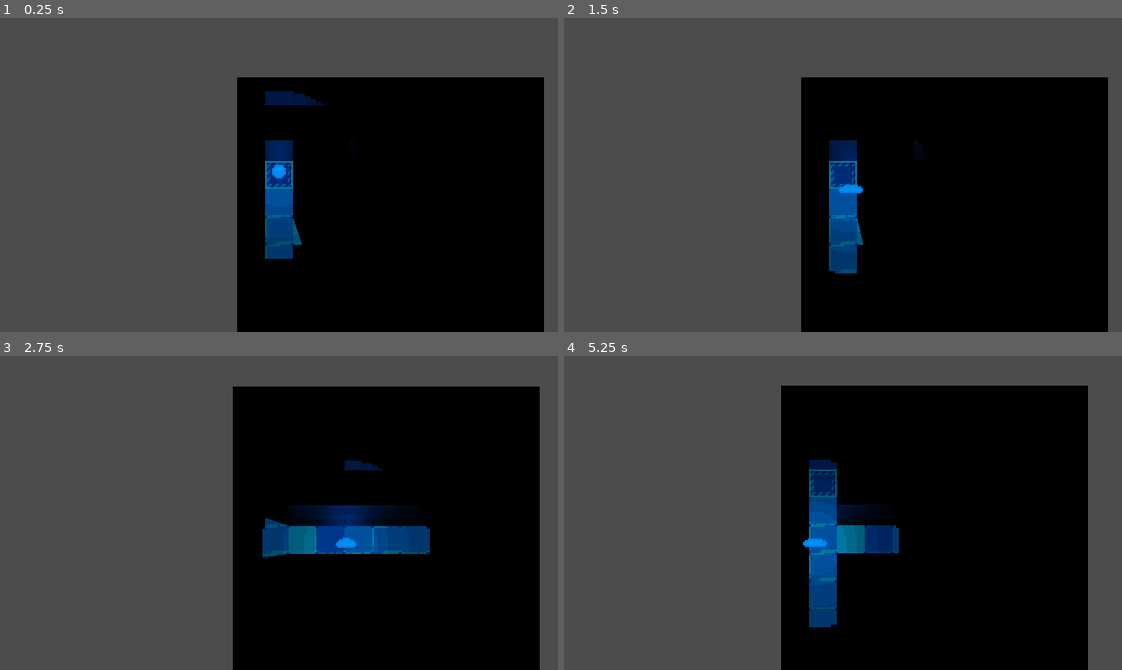
Above: before the commit, frames 1-4 (two rows, left to right).
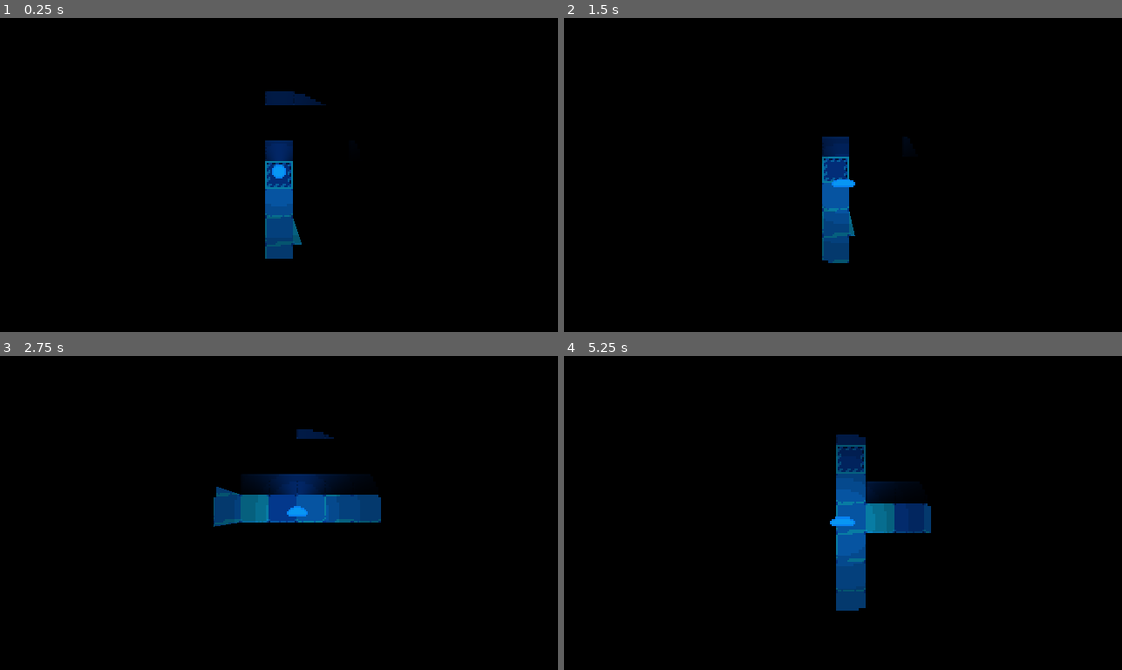
Above: after the commit, the same moments.

Repository: CaptFurball/thing-three
Game: Godot game, scene res://world.tscn
Same seed, same stepped clock (60 frames per second), same inputs: the game is played once before the commit and once after it.
Inputs (mouse positions are in pixels of both pictures, inside the frame that each line leads up to):
- Up to frame 1 (0.25 s): no input
- Up to frame 2 (1.5 s): tap Enter at 0.5 s; move the mouse to (965, 159) at 0.52 s; hold D (move_right) 0.53-1.28 s; tap Mouse wheel up (zoom_in, bound only after the commit) at 0.6 s; click (965, 159) at 0.67 s; tap Space (jump) at 0.77 s; tap Mouse wheel down (zoom_out, bound only after the commit) at 0.8, 1.35 s; move the mouse to (731, 190) at 1.27 s; hold S (move_down) from 1.28 s (still down); click (731, 190) at 1.42 s
- Up to frame 3 (2.75 s): tap Space (jump) at 1.52 s; tap Mouse wheel up (zoom_in, bound only after the commit) at 1.55, 2.1 s; move the mouse to (334, 443) at 2.02 s; release S (move_down) at 2.03 s; hold D (move_right) from 2.03 s (still down); click (334, 443) at 2.17 s; tap Mouse wheel down (zoom_out, bound only after the commit) at 2.3 s
- Up to frame 4 (5.25 s): move the mouse to (815, 575) at 2.77 s; release D (move_right) at 2.78 s; hold W (move_up) 2.78-3.53 s; tap Mouse wheel down (zoom_out, bound only after the commit) at 2.85, 3.8, 4.35 s; click (815, 575) at 2.92 s; tap Space (jump) at 3.02, 3.77, 4.52 s; tap Mouse wheel up (zoom_in, bound only after the commit) at 3.05, 3.6, 4.55, 5.1 s; move the mouse to (1010, 560) at 3.52 s; hold A (move_left) 3.53-5.03 s; click (1010, 560) at 3.67 s; tap Escape (ui_cancel) at 4.15 s; move the mouse to (675, 465) at 4.27 s; click (675, 465) at 4.42 s; move the mouse to (870, 513) at 5.02 s; hold S (move_down) from 5.03 s (still down); click (870, 513) at 5.17 s

The runs differ from the first frame. In frame 1, 55% of the frame differs, in the area x 0-100%, y 0-100%; in frame 2, 57%; in frame 3, 57%; in frame 4, 57%.

Commit message:
Added mouse wheel zoom

Diff:
--- a/player.gd
+++ b/player.gd
@@ -22,6 +22,9 @@
 func handle_movement():
 	direction = Vector2.ZERO
 	speed_mod = 1.0
+
+	if Input.is_action_pressed("ui_cancel"):
+		Input.set_mouse_mode(Input.MOUSE_MODE_VISIBLE)
 
 	if Input.is_action_pressed("move_up"):
 		direction = direction + Vector2.UP
@@ -51,7 +54,7 @@
 	speed_mod = clamp(speed_mod, 0.2, 1)
 
 func capture_mouse():
-#	Input.set_mouse_mode(Input.MOUSE_MODE_CAPTURED)
+	Input.set_mouse_mode(Input.MOUSE_MODE_CAPTURED)
 	pass
 
 func _on_AnimatedSprite_animation_finished():
--- a/player.tscn
+++ b/player.tscn
@@ -1,8 +1,9 @@
-[gd_scene load_steps=21 format=2]
+[gd_scene load_steps=22 format=2]
 
 [ext_resource path="res://player.gd" type="Script" id=1]
 [ext_resource path="res://assets/pixel.png" type="Texture" id=2]
 [ext_resource path="res://assets/light.png" type="Texture" id=3]
+[ext_resource path="res://player_camera.gd" type="Script" id=4]
 
 [sub_resource type="AtlasTexture" id=1]
 atlas = ExtResource( 2 )
@@ -96,16 +97,17 @@
 scale = Vector2( 5, 5 )
 texture = ExtResource( 3 )
 texture_scale = 0.3
-color = Color( 0.00392157, 0.564706, 0.937255, 1 )
+color = Color( 0.0352941, 0.592157, 0.956863, 1 )
 range_item_cull_mask = 3
 shadow_enabled = true
 
 [node name="Camera2D" type="Camera2D" parent="."]
 current = true
-drag_margin_h_enabled = true
-drag_margin_v_enabled = true
 smoothing_enabled = true
 editor_draw_drag_margin = true
+script = ExtResource( 4 )
+
+[node name="Tween" type="Tween" parent="Camera2D"]
 
 [node name="AnimatedSprite" type="AnimatedSprite" parent="."]
 light_mask = 2
--- /dev/null
+++ b/player_camera.gd
@@ -0,0 +1,41 @@
+extends Camera2D
+
+# Lower cap for the `_zoom_level`.
+export var min_zoom := 0.5
+
+# Upper cap for the `_zoom_level`.
+export var max_zoom := 2.0
+
+# Controls how much we increase or decrease the `_zoom_level` on every turn of the scroll wheel.
+export var zoom_factor := 0.1
+
+# Duration of the zoom's tween animation.
+export var zoom_duration := 0.2
+
+var zoom_level := 1.0 setget set_zoom_level
+
+onready var tween : Tween = $Tween
+
+func _ready():
+	pass # Replace with function body.
+
+func _physics_process(_delta):
+	if Input.is_action_just_released("zoom_in"):
+		self.zoom_level = zoom_level - zoom_factor
+	elif Input.is_action_just_released("zoom_out"):
+		self.zoom_level = zoom_level + zoom_factor
+
+func set_zoom_level(value: float) -> void:
+	zoom_level = clamp(value, min_zoom, max_zoom)
+
+	self.tween.interpolate_property(
+		self,
+		"zoom",
+		zoom,
+		Vector2(zoom_level, zoom_level),
+		zoom_duration,
+		self.tween.TRANS_SINE,
+		self.tween.EASE_OUT
+	)
+
+	self.tween.start()
--- a/project.godot
+++ b/project.godot
@@ -55,8 +55,19 @@
 "events": [ Object(InputEventKey,"resource_local_to_scene":false,"resource_name":"","device":0,"alt":false,"shift":false,"control":false,"meta":false,"command":false,"pressed":false,"scancode":32,"unicode":0,"echo":false,"script":null)
  ]
 }
+zoom_in={
+"deadzone": 0.5,
+"events": [ Object(InputEventMouseButton,"resource_local_to_scene":false,"resource_name":"","device":0,"alt":false,"shift":false,"control":false,"meta":false,"command":false,"button_mask":0,"position":Vector2( 0, 0 ),"global_position":Vector2( 0, 0 ),"factor":1.0,"button_index":4,"pressed":false,"doubleclick":false,"script":null)
+ ]
+}
+zoom_out={
+"deadzone": 0.5,
+"events": [ Object(InputEventMouseButton,"resource_local_to_scene":false,"resource_name":"","device":0,"alt":false,"shift":false,"control":false,"meta":false,"command":false,"button_mask":0,"position":Vector2( 0, 0 ),"global_position":Vector2( 0, 0 ),"factor":1.0,"button_index":5,"pressed":false,"doubleclick":false,"script":null)
+ ]
+}
 
 [rendering]
 
 quality/2d/use_pixel_snap=true
+environment/default_clear_color=Color( 0, 0, 0, 1 )
 environment/default_environment="res://default_env.tres"
